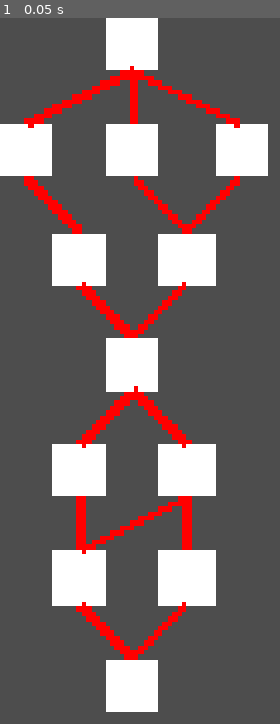
Above: before the commit, frame 1.
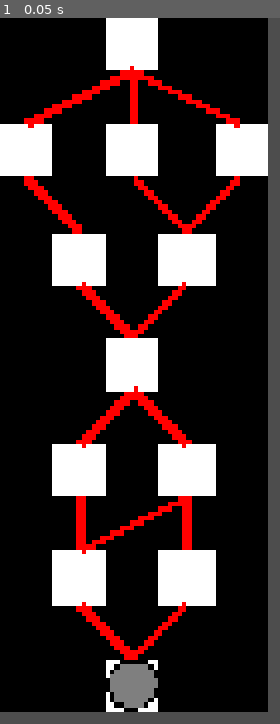
Above: after the commit, the same moment.

Repository: BatmenzDW/Watching-Us
Game: Godot game, scene res://Scenes/Map_Controller/map_controller.tscn
The game is run twice, just before and just after one commit, with the same random seed, the same clock (stepped at 60 frames per second) and the same inputs. The project has no main scene, so this scene is started directly.
Inputs:
- Up to frame 1 (0.05 s): no input

The runs differ from the first frame. In frame 1, 73% of the frame differs, in the area x 0-96%, y 0-99%.

Commit message:
Map Reset and Current Position
I have the current position tracked ina  default location as well as the map_reset working

Diff:
--- a/Autoload/dict/dict_tile.gd
+++ b/Autoload/dict/dict_tile.gd
@@ -44,3 +44,6 @@
 #updates a key's input
 func updatevalue_tile_dictionary(key,value):
 	pass
+
+func _reset_tile_dictionary():
+	tile_dictionary.clear()
--- a/Autoload/singleton/sing_travel_map.gd
+++ b/Autoload/singleton/sing_travel_map.gd
@@ -3,3 +3,5 @@
 const TILE_SIZE: int = 64
 const HALF_TILE_SIZE: int = 32
 const HOVERED_CELL_IMAGE = Vector2i(0,0)
+
+var current_node_position= Vector2i(2,12)
--- a/Scripts/Map_Controller/travel_map.gd
+++ b/Scripts/Map_Controller/travel_map.gd
@@ -10,6 +10,7 @@
 
 #generates the new map when called.
 func _gen_new_map():
+	_clear_old_map()
 	#adds the start and ending tile to the tile dictionary for later use
 	dict_tile.addto_tile_dictionary(Vector2i(2,0),[])
 	dict_tile.addto_tile_dictionary(Vector2i(2,12),[])
@@ -109,7 +110,7 @@
 
 func _gen_cell_empty_node(map_coords):
 	#set_cell(map_coords, -1)
-	#set_cell(map_coords, SOURCE_ID, MAP_TILE_EMPTY)
+	set_cell(map_coords, SOURCE_ID, MAP_TILE_EMPTY)
 	pass
 
 
@@ -119,3 +120,17 @@
 	set_cell(map_coords, SOURCE_ID, MAP_TILE_LOCATION)
 	var tile_info = []
 	dict_tile.addto_tile_dictionary(map_coords,tile_info)
+
+#clears the old map
+func _clear_old_map():
+	dict_tile._reset_tile_dictionary()
+	%TravelMap.clear()
+	%CursorMap.clear()
+	SingTravelMap.current_node_position= Vector2i(2,12)
+	%CurrentPosition.set_cell(SingTravelMap.current_node_position,0,Vector2i(0,0))
+	#remove old pathLine nodes if there.
+	var items = get_tree().get_nodes_in_group("line2d")
+
+	for item in items:
+		if is_instance_valid(item):
+			item.queue_free()
